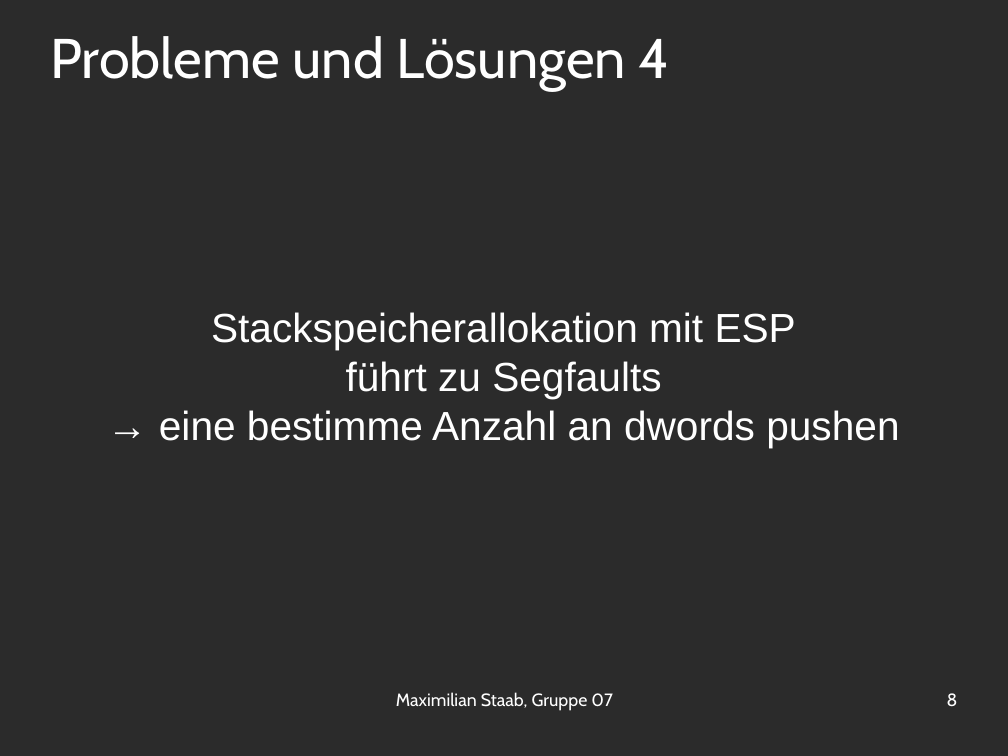
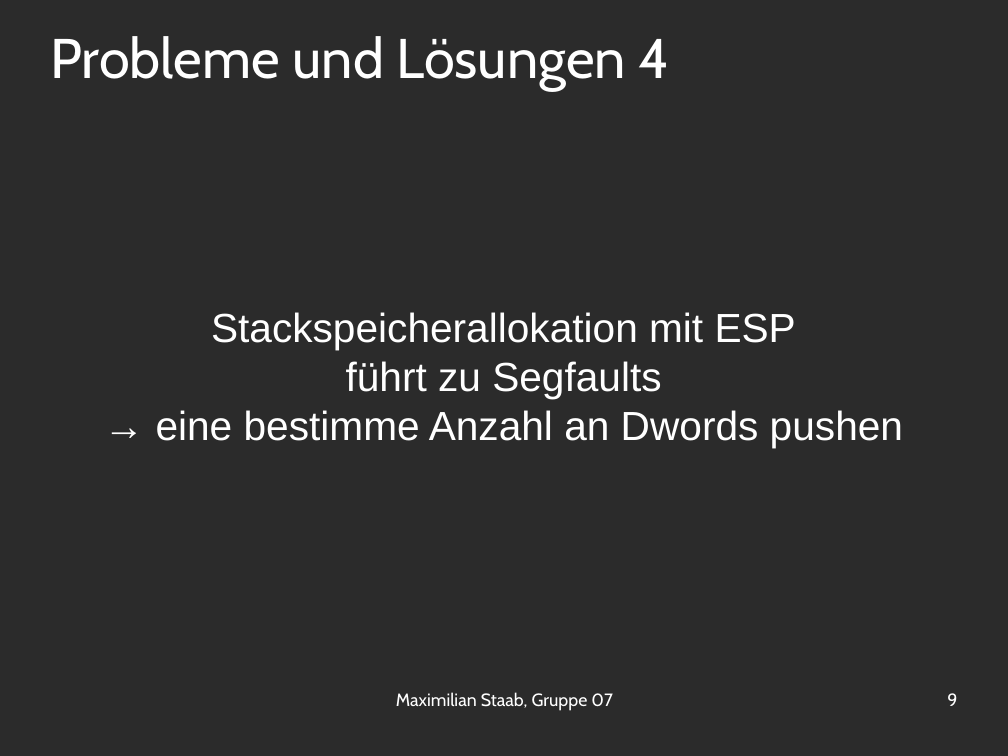
Before and after one commit to OrestTa/etip, a slide deck: slide 9 of Projekt2/Protokolle/verlauf2.odp (slide 8 before the commit). Drawn at 1008x756 pixels with LibreOffice and Linux fonts; fonts in the diff are those of the drawing; background and template pictures are left out; a plain dark background stands for a picture behind light text. Boxes give left, top, right and bottom in pixels: in the first picture for what was removed or moved away, otherwise in the second. Text is boxed around its words. In the diff, an @@ line names an element or a change of style, - is before the commit and + after.

```diff
--- a/Projekt2/Protokolle/verlauf2.odp
+++ b/Projekt2/Protokolle/verlauf2.odp
@@ subtitle at <box>156,410,903,448</box>: text changed @@
-→ eine bestimme Anzahl an dwords pushen
+→ eine bestimme Anzahl an Dwords pushen
@@ page number at <box>947,693,957,706</box>: text changed @@
-8
+9
```
Also in this commit, not shown: 4 other slides changed, 1 slide added, 1 other file.
